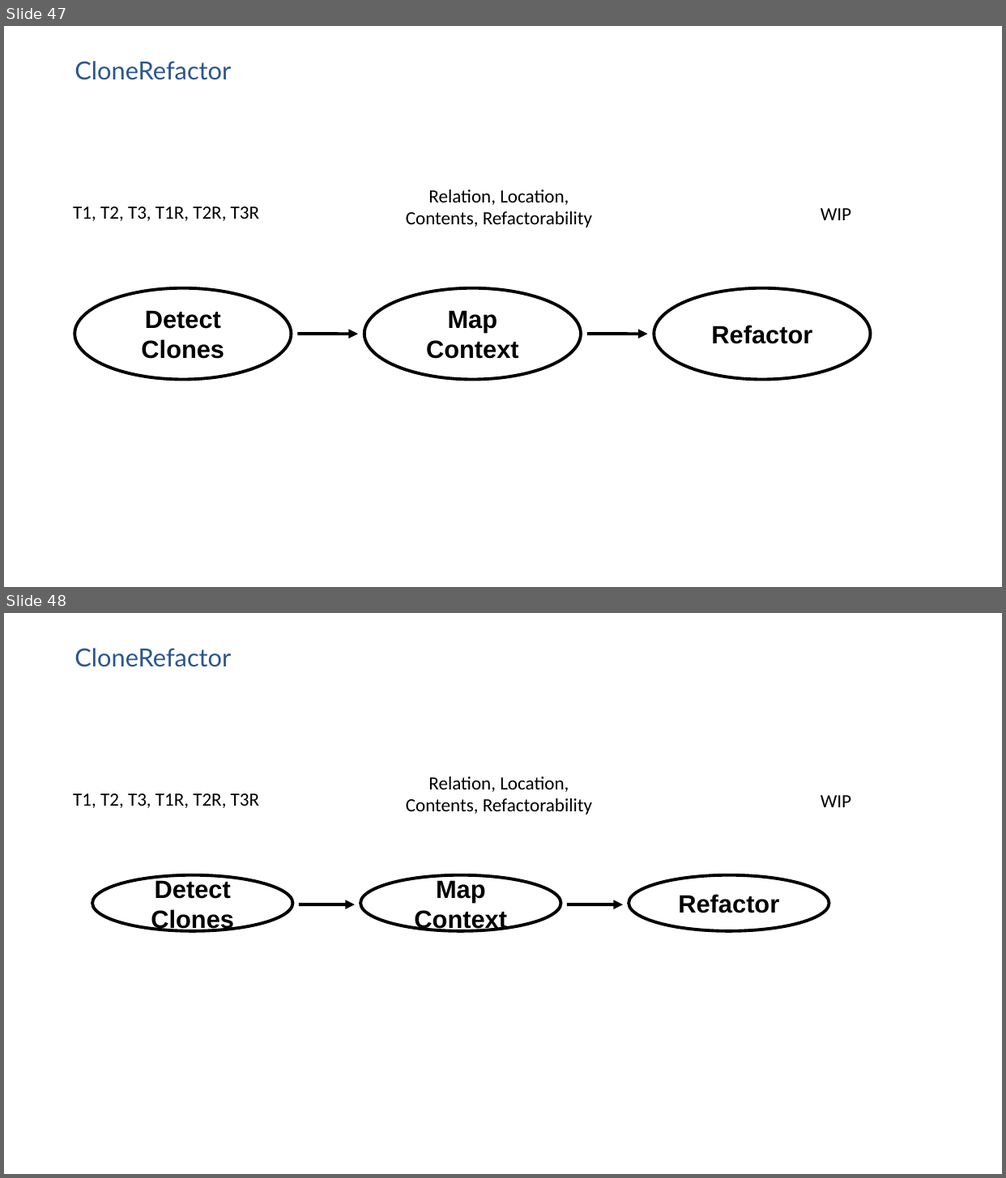
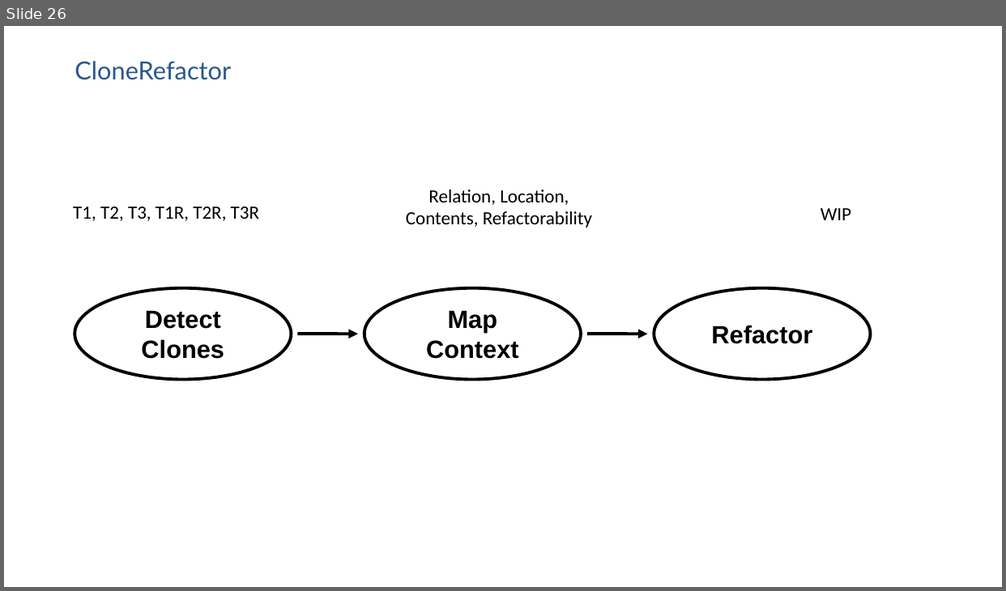
Before and after one commit to SimonBaars/Master-Thesis-Simon-Baars, a slide deck: presentations/FinalPresentation.odp. Shown one above the other, each under a label of ours: slides 47 and 48 before the commit, slide 26 after it. The pictures are 1006x1178 and 1006x591 pixels, drawn with LibreOffice and Linux fonts; fonts in the diff are those of the drawing. Boxes give left, top, right and bottom in pixels: in the first picture for what was removed or moved away, otherwise in the second. Text is boxed around its words. In the diff, an @@ line names an element or a change of style, - is before the commit and + after.

Commit message:
Spliced off some legacy content

```diff
--- a/presentations/FinalPresentation.odp
+++ b/presentations/FinalPresentation.odp
@@ slide 48 removed at bbox=[4, 613, 1002, 1174], background #FFFFFF @@
@@ free removed at bbox=[74, 643, 923, 675] @@
-CloneRefactor
@@ text removed at bbox=[406, 777, 592, 815] @@
-Relation, Location, Contents, Refactorability
@@ text removed at bbox=[73, 794, 259, 808] @@
-T1, T2, T3, T1R, T2R, T3R
@@ text removed at bbox=[820, 795, 851, 807] @@
-WIP
@@ ellipse removed at bbox=[92, 875, 293, 931] @@
-Detect Clones
@@ ellipse removed at bbox=[360, 875, 561, 931] @@
-Map Context
@@ ellipse removed at bbox=[629, 875, 829, 931] @@
-Refactor
@@ arrow removed from (299, 905) to (355, 905) @@
@@ arrow removed from (567, 905) to (623, 905) @@
@@ what was slide 47 is now slide 26 @@
```
Also in this commit, not shown: 4 slides changed, 2 slides added, 28 other slides removed, 1 other file.
